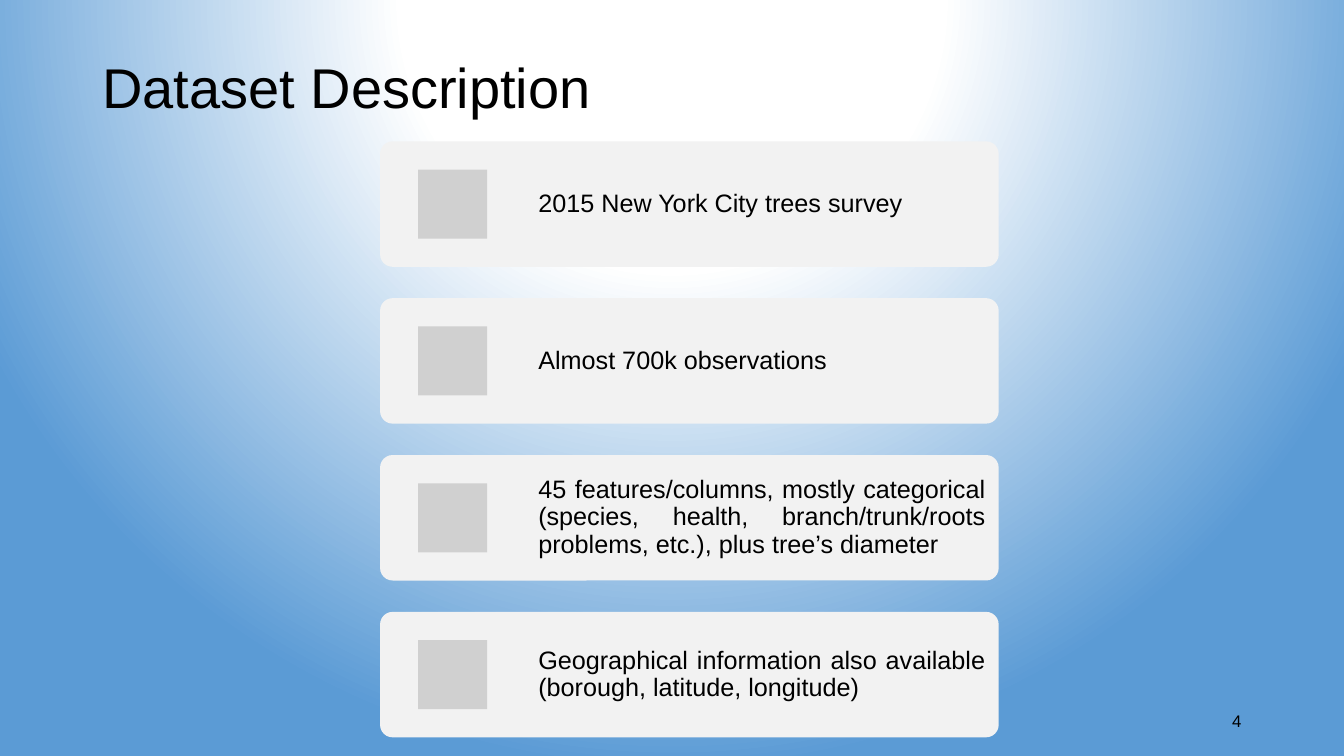
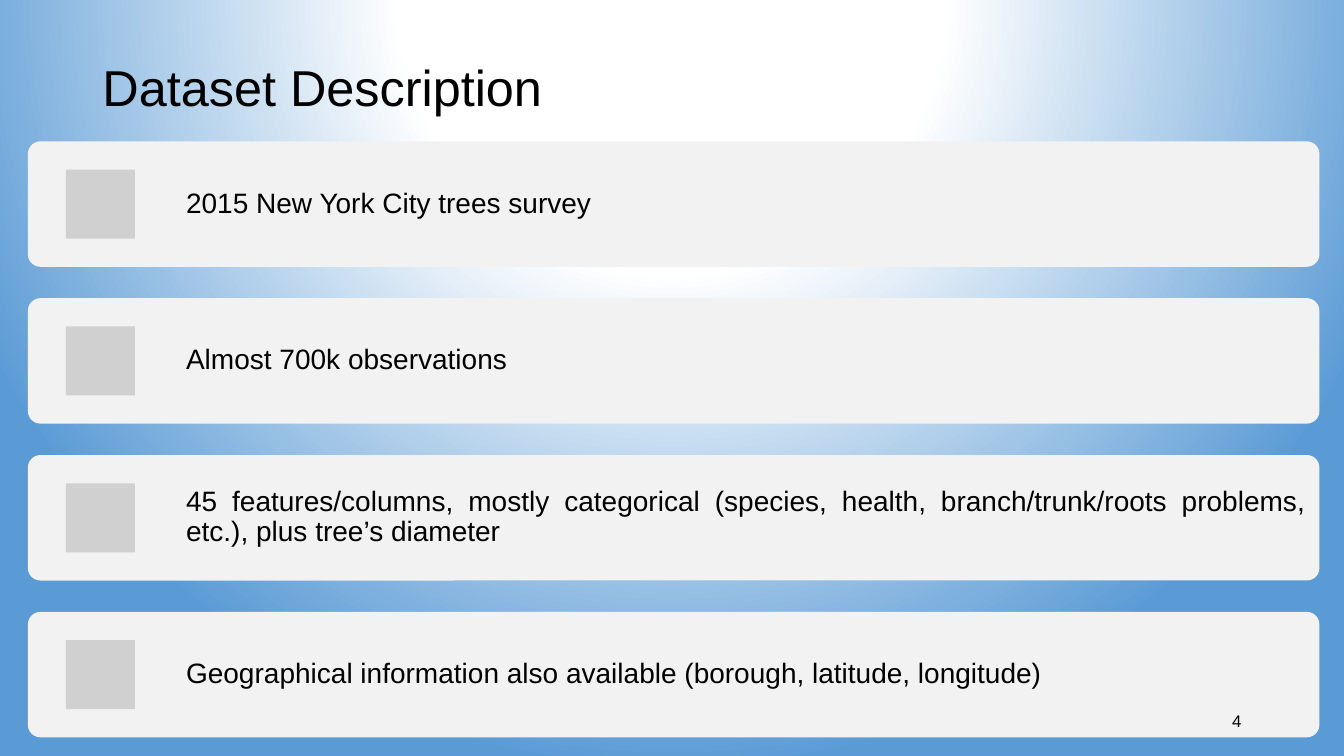
Before and after one commit to aspds18/Springboard_capstone1, a slide deck: slide 4 of Capstone1_presentation.pptx. Drawn at 1344x756 pixels with LibreOffice and Linux fonts; fonts in the diff are those of the drawing; grey boxes stand for pictures. Boxes give left, top, right and bottom in pixels: in the first picture for what was removed or moved away, otherwise in the second. Text is boxed around its words. In the diff, an @@ line names an element or a change of style, - is before the commit and + after.

```diff
--- a/Capstone1_presentation.pptx
+++ b/Capstone1_presentation.pptx
@@ title "Dataset Description" at bbox=[102, 69, 542, 116]: size 40 to 36 pt @@
@@ rounded rectangle: place and size @@
-rounded rectangle at bbox=[380, 141, 999, 266]
+rounded rectangle at bbox=[28, 141, 1320, 266]
@@ text "2015 New York City trees ...": place and size @@
-text "2015 New York City trees ..." at bbox=[538, 193, 902, 217]
+text "2015 New York City trees ..." at bbox=[186, 192, 591, 218]
@@ rounded rectangle: place and size @@
-rounded rectangle at bbox=[380, 298, 999, 423]
+rounded rectangle at bbox=[28, 298, 1320, 423]
@@ text "Almost 700k observations": place and size @@
-text "Almost 700k observations" at bbox=[538, 350, 827, 370]
+text "Almost 700k observations" at bbox=[186, 348, 507, 370]
@@ rounded rectangle: place and size @@
-rounded rectangle at bbox=[380, 455, 999, 580]
+rounded rectangle at bbox=[28, 455, 1320, 580]
@@ text "45 features/columns, mostly categorical (species, ...": place and size @@
-text "45 features/columns, mostly categorical (species, ..." at bbox=[538, 479, 985, 558]
+text "45 features/columns, mostly categorical (species, ..." at bbox=[186, 490, 1305, 547]
@@ rounded rectangle: place and size @@
-rounded rectangle at bbox=[380, 612, 999, 737]
+rounded rectangle at bbox=[28, 612, 1320, 737]
@@ size 18 to 20 pt in 4 elements at bbox=[186, 192, 591, 218], bbox=[186, 490, 1305, 547], bbox=[186, 348, 507, 370], bbox=[186, 662, 1041, 688] @@
@@ text "Geographical information also available (borough, ...": place and size @@
-text "Geographical information also available (borough, ..." at bbox=[538, 650, 985, 702]
+text "Geographical information also available (borough, ..." at bbox=[186, 662, 1041, 688]
@@ group added at bbox=[66, 169, 134, 709]: 4 pictures @@
@@ group removed at bbox=[418, 169, 487, 709]: 4 pictures @@
```
Also in this commit, not shown: 14 other slides changed, 7 slides added.
